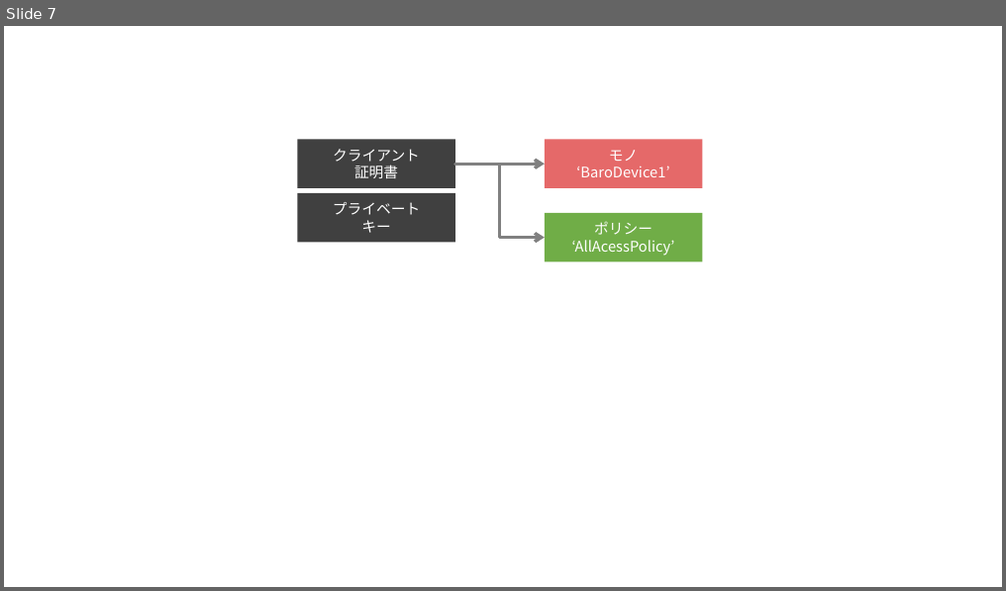
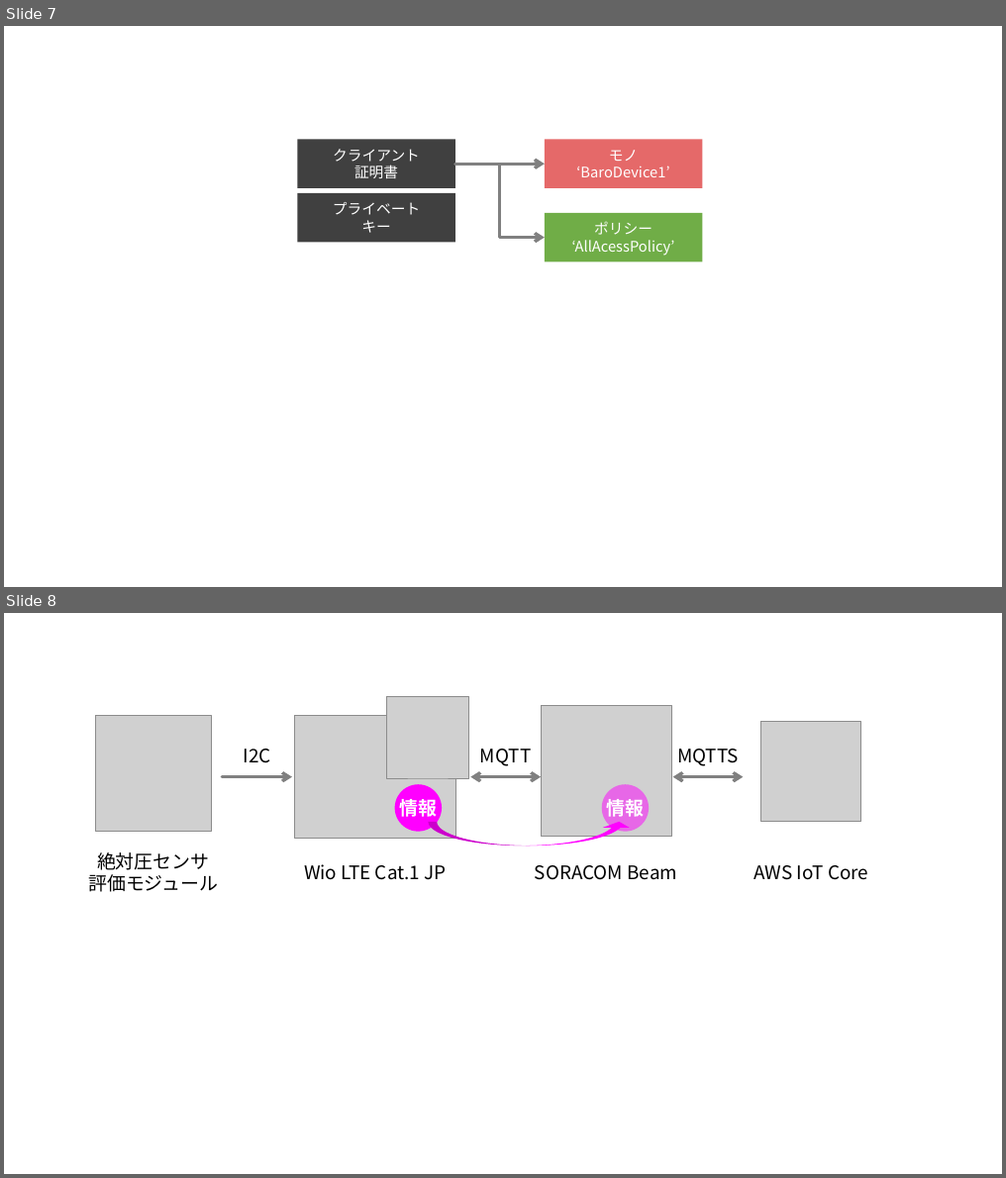
Before and after one commit to soracomug/explorer2019-handson, a slide deck: handson3/media/figure.pptx. Shown one above the other, each under a label of ours: slide 7 before the commit, slides 7 and 8 after it. The pictures are 1006x591 and 1006x1178 pixels, drawn with LibreOffice and Linux fonts; fonts in the diff are those of the drawing; grey boxes stand for pictures. Boxes give left, top, right and bottom in pixels: in the first picture for what was removed or moved away, otherwise in the second. Text is boxed around its words. In the diff, an @@ line names an element or a change of style, - is before the commit and + after.

```diff
--- a/handson3/media/figure.pptx
+++ b/handson3/media/figure.pptx
@@ slide 8 added at (x1=4, y1=613, x2=1002, y2=1174), background #FFFFFF @@
@@ picture added at (x1=386, y1=696, x2=469, y2=778) @@
@@ picture added at (x1=95, y1=716, x2=211, y2=832) @@
@@ picture added at (x1=295, y1=716, x2=455, y2=839) @@
@@ picture added at (x1=541, y1=706, x2=672, y2=837) @@
@@ picture added at (x1=761, y1=722, x2=861, y2=822) @@
@@ text added at (x1=244, y1=749, x2=271, y2=763), 18 pt, text #000000 @@
+I2C
@@ text added at (x1=480, y1=749, x2=531, y2=766), 18 pt, text #000000 @@
+MQTT
@@ text added at (x1=677, y1=749, x2=739, y2=766), 18 pt, text #000000 @@
+MQTTS
@@ arrow added from (222, 777) to (292, 777), #808080 3 pt @@
@@ ellipse added at (x1=395, y1=784, x2=442, y2=832), fill #FF00FF, 18 pt, text #FFFFFF, bold @@
+情報
@@ double arrow added from (470, 777) to (541, 777), #808080 3 pt @@
@@ ellipse added at (x1=602, y1=784, x2=649, y2=832), fill #FF00FF at 50% opacity, 18 pt, text #FFFFFF, bold @@
+情報
@@ double arrow added from (673, 777) to (743, 777), #808080 3 pt @@
@@ curved up arrow added at (x1=429, y1=822, x2=633, y2=846), fill #FF00FF @@
@@ text added at (x1=88, y1=853, x2=218, y2=892), 18 pt, text #000000 @@
+絶対圧センサ
+評価モジュール
@@ text added at (x1=304, y1=864, x2=447, y2=880), 18 pt, text #000000 @@
+Wio LTE Cat.1 JP
@@ text added at (x1=535, y1=865, x2=677, y2=880), 18 pt, text #000000 @@
+SORACOM Beam
@@ text added at (x1=753, y1=865, x2=868, y2=880), 18 pt, text #000000 @@
+AWS IoT Core
```
Also in this commit, not shown: 8 other files.
